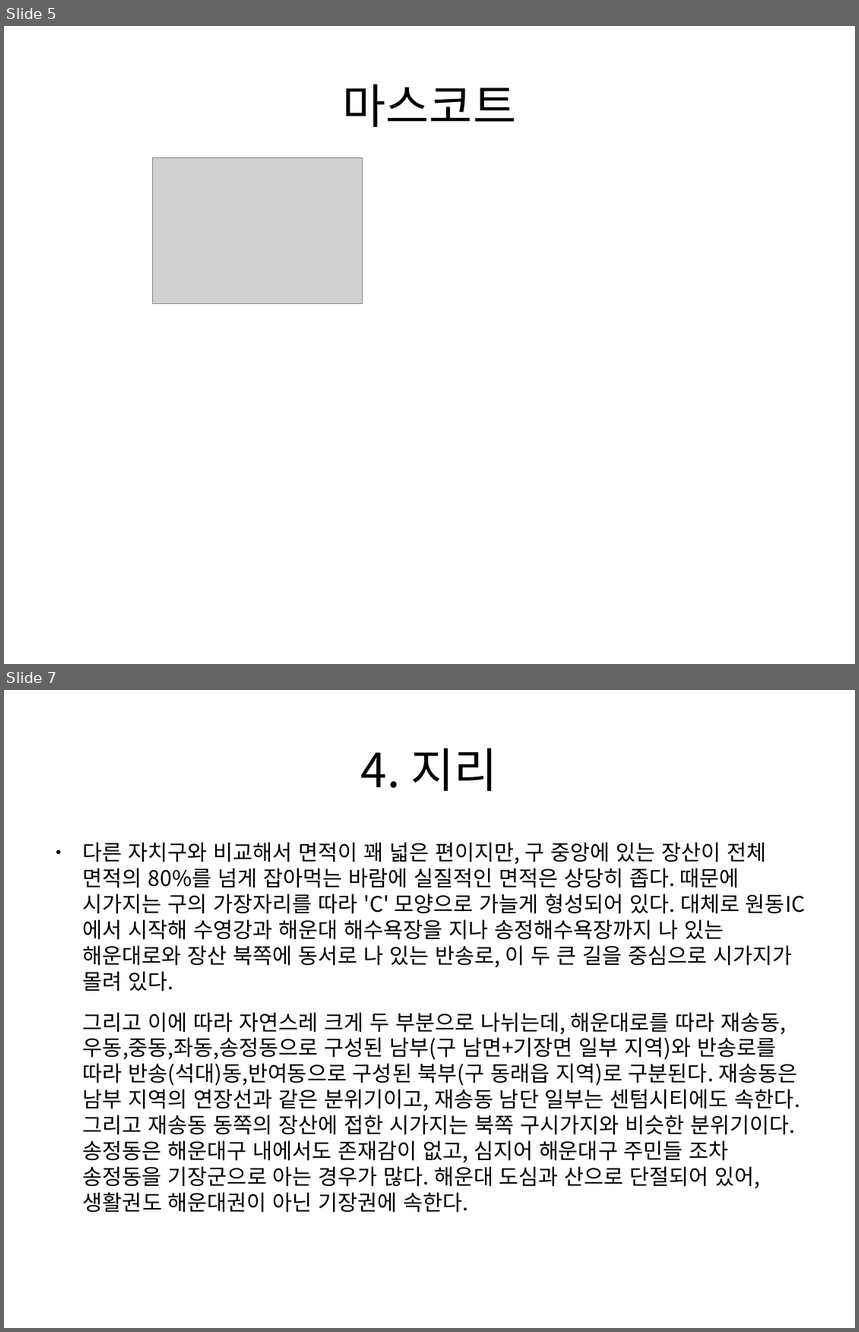
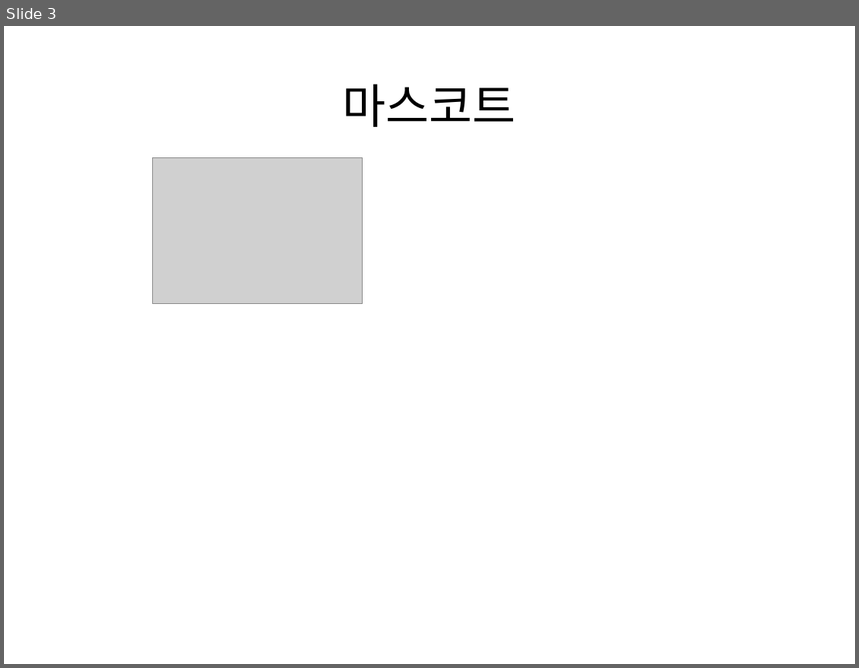
Before and after one commit to jwj4546/java11-pro01, a slide deck: design/해운대구.odp. Shown one above the other, each under a label of ours: slides 5 and 7 before the commit, slide 3 after it; the slides between them are not shown. The pictures are 859x1332 and 859x668 pixels, drawn with LibreOffice and Linux fonts; fonts in the diff are those of the drawing; grey boxes stand for pictures. Boxes give left, top, right and bottom in pixels: in the first picture for what was removed or moved away, otherwise in the second. Text is boxed around its words. In the diff, an @@ line names an element or a change of style, - is before the commit and + after.

```diff
--- a/design/해운대구.odp
+++ b/design/해운대구.odp
@@ slide 7 removed at <box>4,690,855,1328</box>, background #FFFFFF @@
@@ title removed at <box>361,748,498,791</box> @@
-4. 지리
@@ text removed at <box>83,842,805,1213</box> @@
-● 다른 자치구와 비교해서 면적이 꽤 넓은 편이지만, 구 중앙에 있는 장산이 전체 면적의 80%를 넘게 잡아먹는 바람에 실질적인 면적은 상당히 좁다. 때문에 시가지는 구의 가장자리를 따라 'C' 모양으로 가늘게 형성되어 있다. 대체로 원동IC에서 시작해 수영강과 해운대 해수욕장을 지나 송정해수욕장까지 나 있는 해운대로와 장산 북쪽에 동서로 나 있는 반송로, 이 두 큰 길을 중심으로 시가지가 몰려 있다.
-그리고 이에 따라 자연스레 크게 두 부분으로 나뉘는데, 해운대로를 따라 재송동,우동,중동,좌동,송정동으로 구성된 남부(구 남면+기장면 일부 지역)와 반송로를 따라 반송(석대)동,반여동으로 구성된 북부(구 동래읍 지역)로 구분된다. 재송동은 남부 지역의 연장선과 같은 분위기이고, 재송동 남단 일부는 센텀시티에도 속한다. 그리고 재송동 동쪽의 장산에 접한 시가지는 북쪽 구시가지와 비슷한 분위기이다. 송정동은 해운대구 내에서도 존재감이 없고, 심지어 해운대구 주민들 조차 송정동을 기장군으로 아는 경우가 많다. 해운대 도심과 산으로 단절되어 있어, 생활권도 해운대권이 아닌 기장권에 속한다.
@@ what was slide 5 is now slide 3 @@
```
Also in this commit, not shown: 3 slides changed, 5 other slides removed, 25 other files.
